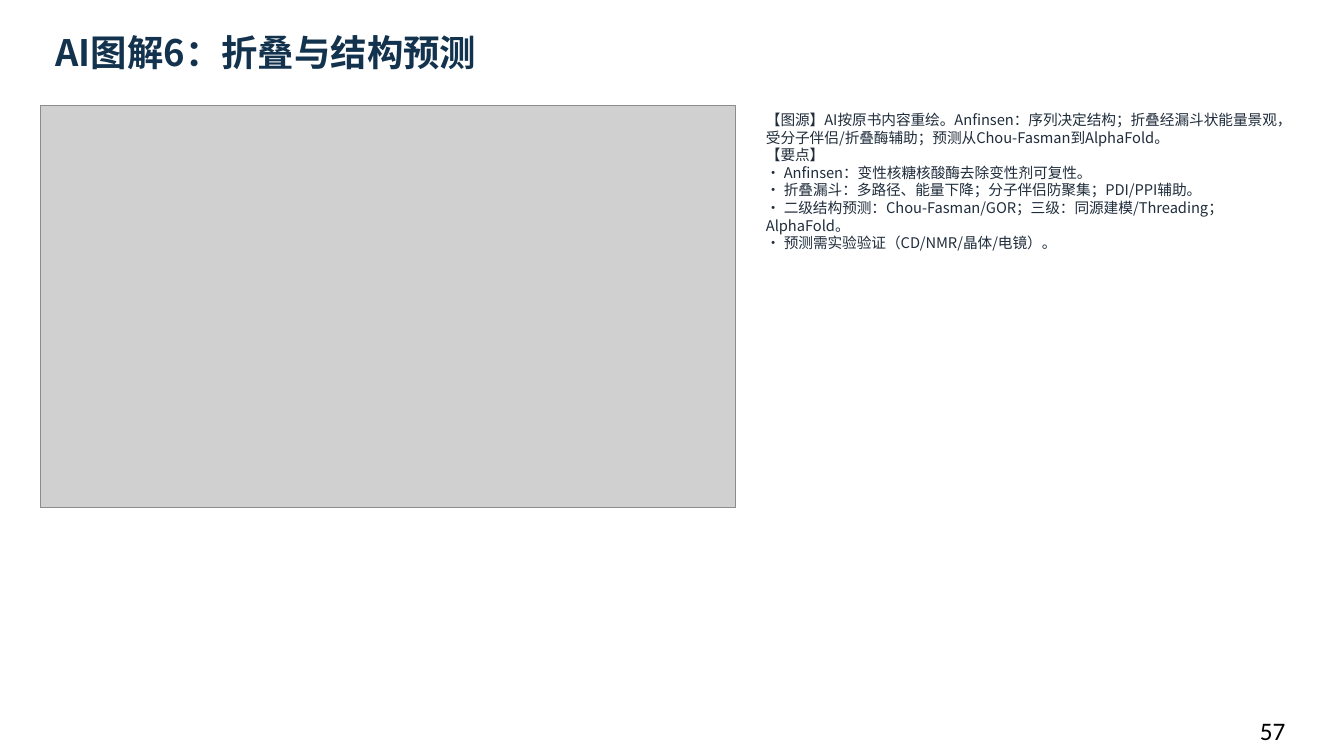
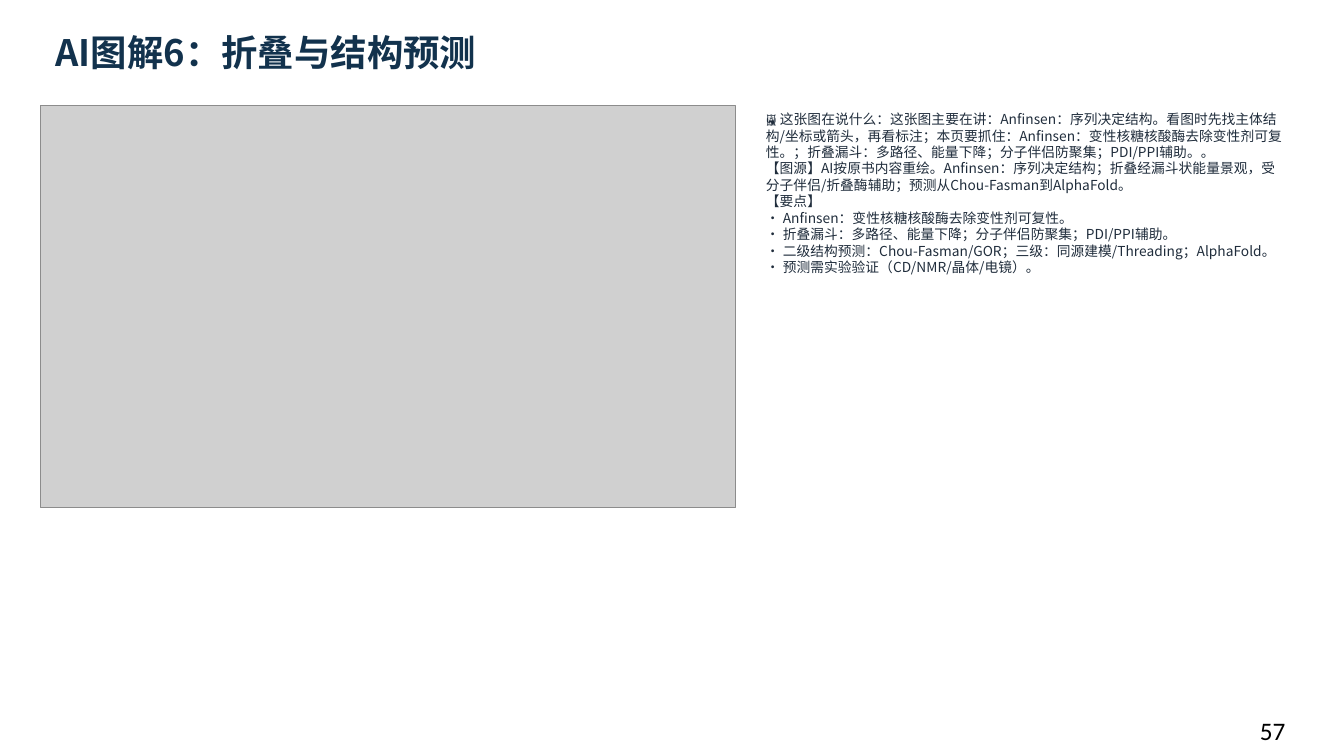
Before and after one commit to newkan-li/Biochemistry, a slide deck: slide 57 of downloads/bc03-ai-style.pptx. Drawn at 1344x756 pixels with LibreOffice and Linux fonts; fonts in the diff are those of the drawing; grey boxes stand for pictures. Boxes give left, top, right and bottom in pixels: in the first picture for what was removed or moved away, otherwise in the second. Text is boxed around its words. In the diff, an @@ line names an element or a change of style, - is before the commit and + after.

Commit message:
bc03为58张图片加通俗图说,PPT侧栏显示'这张图在说什么';下载版重生成82页;版本20261112b

```diff
--- a/downloads/bc03-ai-style.pptx
+++ b/downloads/bc03-ai-style.pptx
@@ text at bbox=[766, 112, 1282, 275]: text changed; size 10.5 to 9.8 pt @@
-【图源】AI按原书内容重绘。Anfinsen：序列决定结构；折叠经漏斗状能量景观，受分子伴侣/折叠酶辅助；预测从Chou-Fasman到AlphaFold。
-【要点】
-• Anfinsen：变性核糖核酸酶去除变性剂可复性。
-• 折叠漏斗：多路径、能量下降；分子伴侣防聚集；PDI/PPI辅助。
-• 二级结构预测：Chou-Fasman/GOR；三级：同源建模/Threading；AlphaFold。
-• 预测需实验验证（CD/NMR/晶体/电镜）。
+🖼 这张图在说什么：这张图主要在讲：Anfinsen：序列决定结构。看图时先找主体结构/坐标或箭头，再看标注；本页要抓住：Anfinsen：变性核糖核酸酶去除变性剂可复性。；折叠漏斗：多路径、能量下降；分子伴侣防聚集；PDI/PPI辅助。。
+【图源】AI按原书内容重绘。Anfinsen：序列决定结构；折叠经漏斗状能量景观，受分子伴侣/折叠酶辅助；预测从Chou-Fasman到AlphaFold。
+【要点】
+• Anfinsen：变性核糖核酸酶去除变性剂可复性。
+• 折叠漏斗：多路径、能量下降；分子伴侣防聚集；PDI/PPI辅助。
+• 二级结构预测：Chou-Fasman/GOR；三级：同源建模/Threading；AlphaFold。
+• 预测需实验验证（CD/NMR/晶体/电镜）。
```
Also in this commit, not shown: 81 other slides changed, 5 other files.
